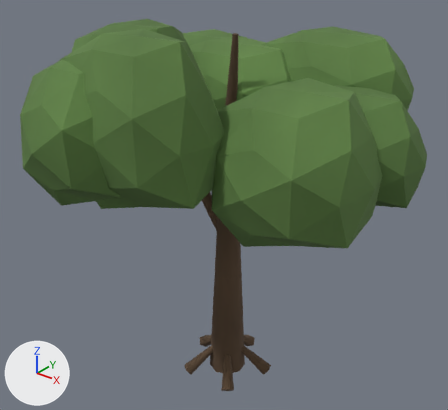
A saved change to the glTF model modelos/arvores/frondosa.glb.
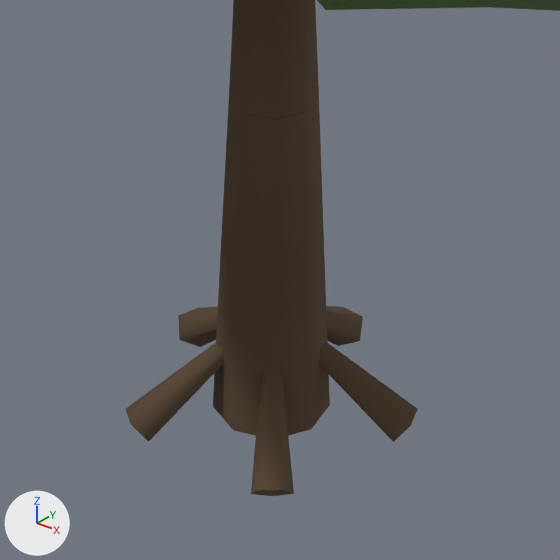
Each version appears first whole from a camera (50 mm lens) standing at (6.73, -8.54, 9.13) and looking at (-0.04, -0.07, 3.88), and next in a close-up on the part from 33% to 70% of the width and 59% to 100% of the height. The axes (+X, +Y, +Z) are drawn at lower left. The lights are the same throughout. The older version's two pictures come first. Where no turn or scale is listed for an object, it has been applied to the vertices. Vertices at exactly the same position are counted once.
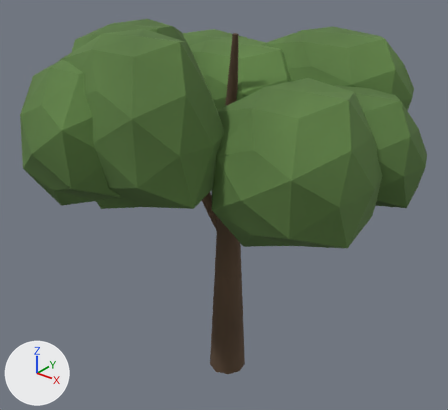
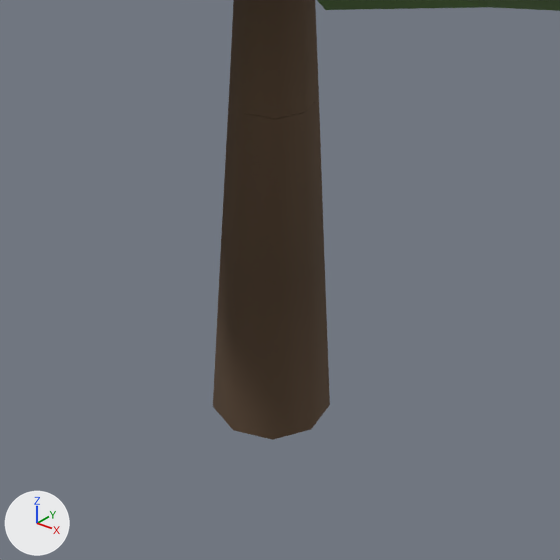
Changed parts and their boxes [x1, y1, x2, y2] in the close-ups (560 x 560 px):
'Mesh_0', reshaped
    before: [126, 0, 417, 496]
    after: [213, 0, 330, 440]
part 1 of me_mesh_0, deleted (brown)
    before: [251, 371, 294, 496]
part 2 of me_mesh_0, deleted (brown)
    before: [326, 306, 363, 346]
part 3 of me_mesh_0, deleted (brown)
    before: [126, 343, 224, 442]
part 4 of me_mesh_0, deleted (brown)
    before: [319, 342, 417, 442]
part 5 of me_mesh_0, deleted (brown)
    before: [178, 307, 218, 347]

What changed in the scene script:
```text
Change me_mesh_0:
    used by ob_mesh_0; location = (0.0, 0.0, 0.0)
    remove me_mesh_0.from_pydata(...)  # 535 vertices, 956 faces; spans x -2.53..2.91, y -2.81..2.38, z -0.09..7.17
    add me_mesh_0.from_pydata(...)  # 475 vertices, 856 faces; spans x -2.53..2.91, y -2.81..2.38, z -0.01..7.17
    me_mesh_0 part 1: the loose piece of 12 vertices spanning x 0.09..0.67, y -0.81..-0.14, z -0.09..0.59 is deleted
    me_mesh_0 part 2: the loose piece of 12 vertices spanning x -0.18..0.09, y 0.2..0.97, z -0.09..0.59 is deleted
    me_mesh_0 part 3: the loose piece of 12 vertices spanning x -0.6..-0.07, y -0.85..-0.15, z -0.09..0.59 is deleted
    me_mesh_0 part 4: the loose piece of 12 vertices spanning x 0.18..0.93, y 0.03..0.44, z -0.09..0.59 is deleted
    me_mesh_0 part 5: the loose piece of 12 vertices spanning x -0.96..-0.19, y 0.0..0.35, z -0.09..0.59 is deleted
```
